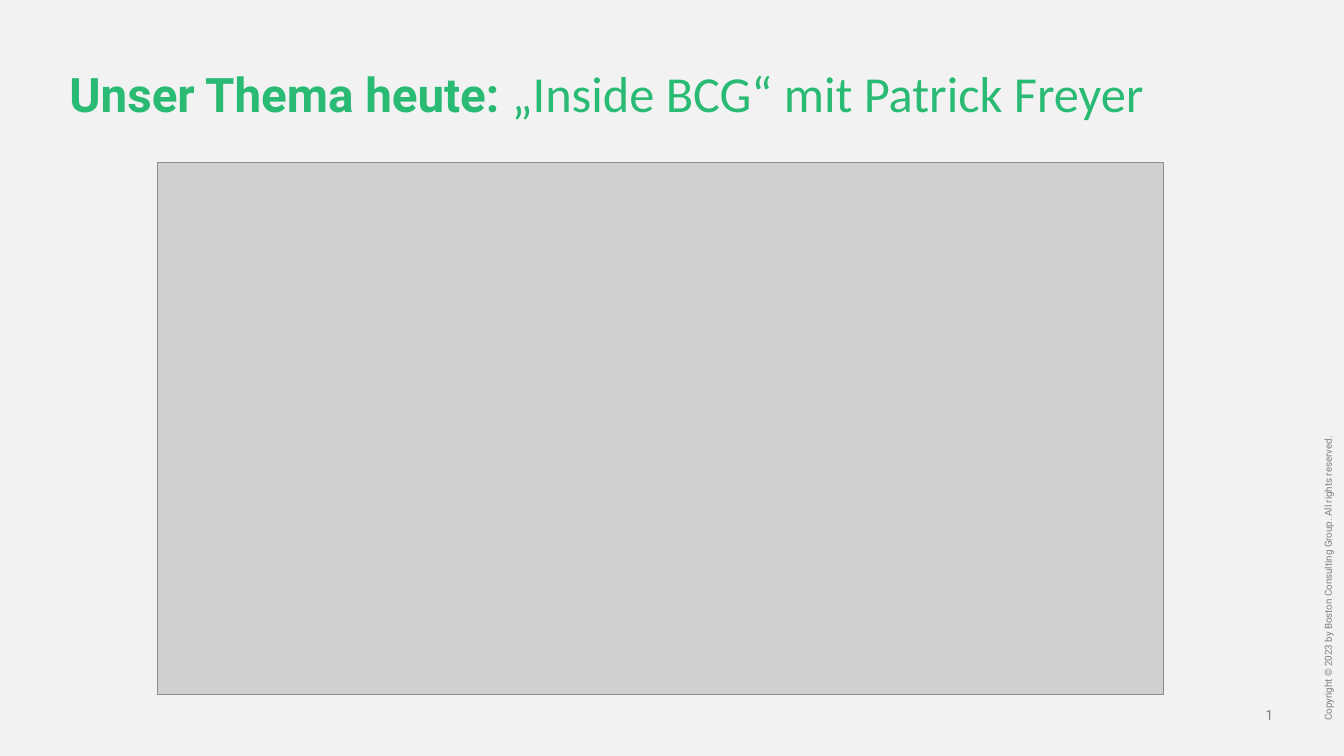
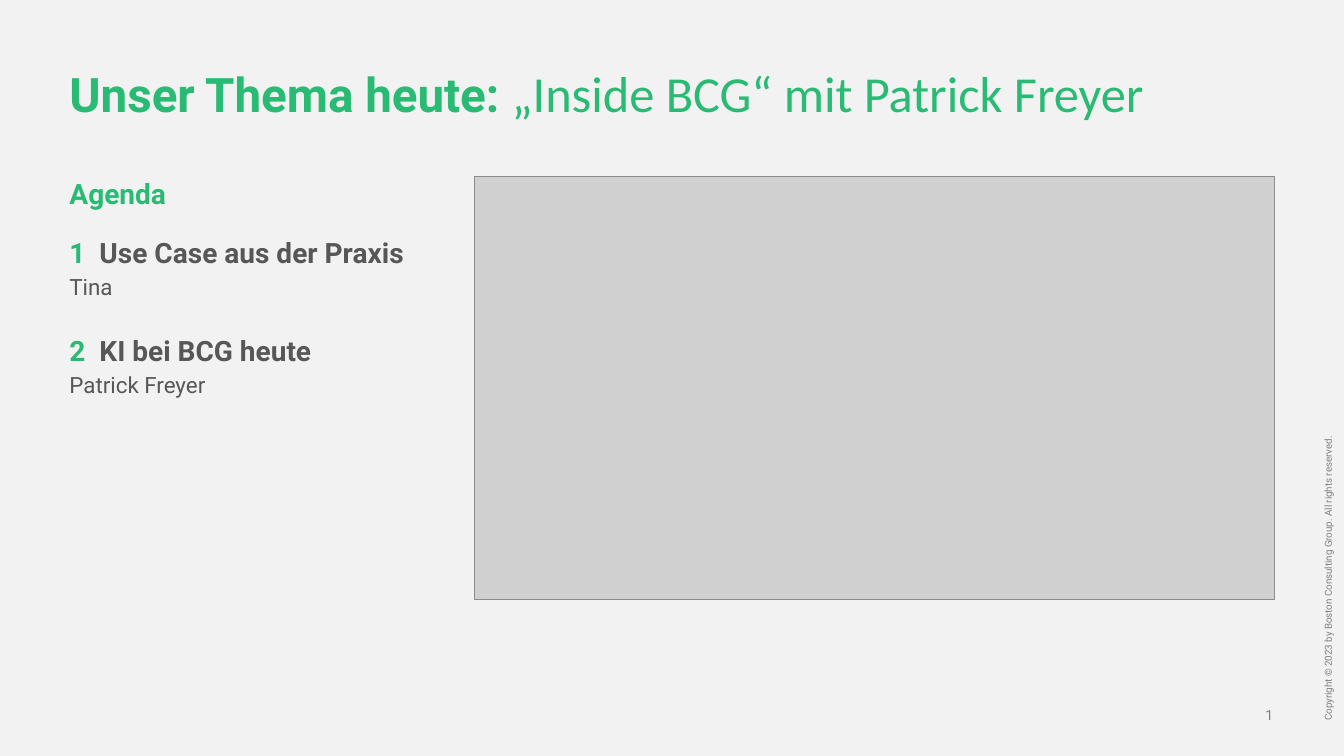
Before and after one commit to mareikejens/coaching, a slide deck: slide 2 of output/20261013_Womenpowerment_AI_Circle_24.pptx. Drawn at 1344x756 pixels with LibreOffice and Linux fonts; fonts in the diff are those of the drawing; grey boxes stand for pictures. Boxes give left, top, right and bottom in pixels: in the first picture for what was removed or moved away, otherwise in the second. Text is boxed around its words. In the diff, an @@ line names an element or a change of style, - is before the commit and + after.

```diff
--- a/output/20261013_Womenpowerment_AI_Circle_24.pptx
+++ b/output/20261013_Womenpowerment_AI_Circle_24.pptx
@@ picture: place and size @@
-picture at [157,162,1164,695]
+picture at [474,176,1274,600]
@@ text added at [69,183,404,398], 20 pt, text #575757, bold @@
+Agenda
+1 Use Case aus der Praxis
+Tina
+2 KI bei BCG heute
+Patrick Freyer
```
Also in this commit, not shown: 1 slide added.
